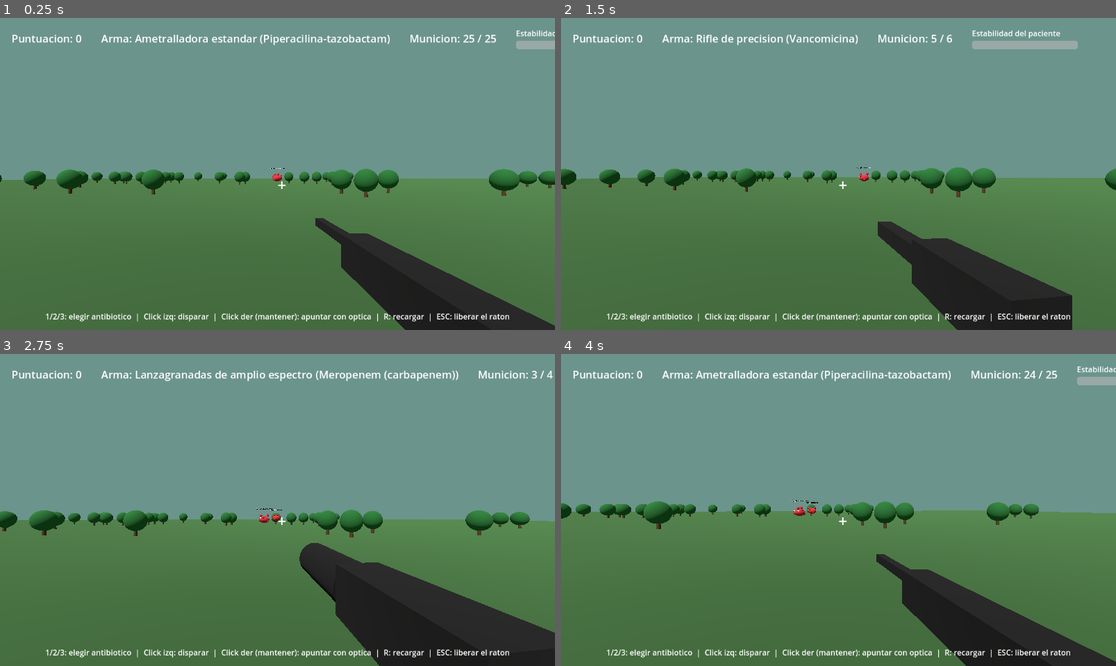
Above: before the commit, frames 1-4 (two rows, left to right).
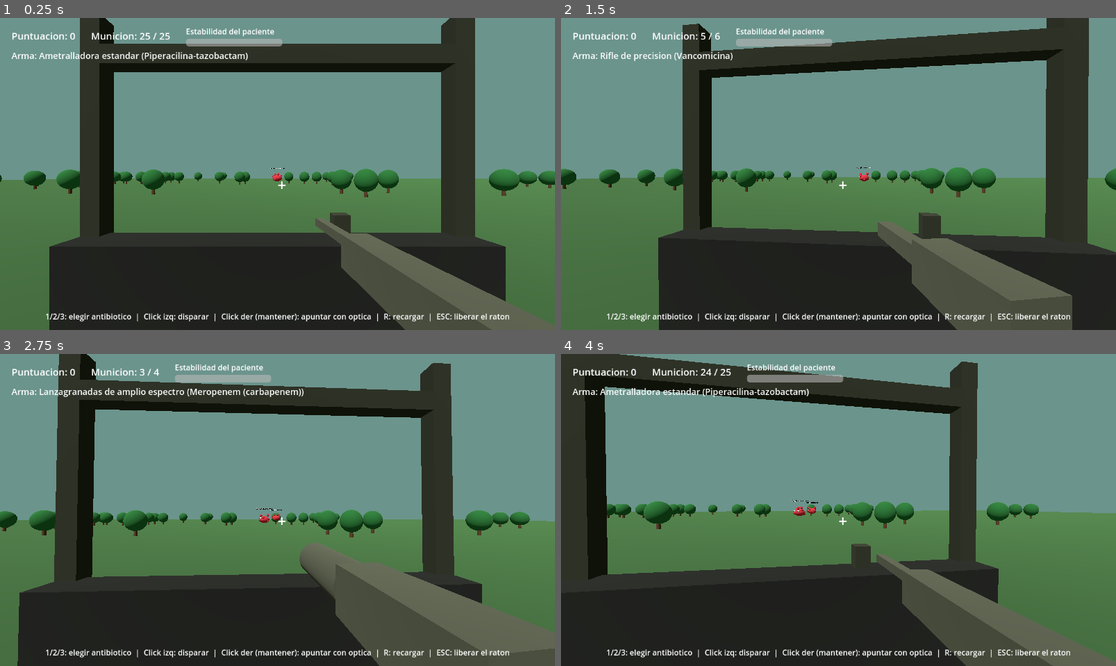
Above: after the commit, the same moments.

Repository: alvariitoSW/simulador-uci-3d
Game: Godot game, scene res://scenes/main.tscn
Same seed, same stepped clock (60 frames per second), same inputs: the game is played once before the commit and once after it.
Inputs (mouse positions are in pixels of both pictures, inside the frame that each line leads up to):
- Up to frame 1 (0.25 s): no input
- Up to frame 2 (1.5 s): tap Enter at 0.5 s; move the mouse to (866, 174) at 0.52 s; tap 1 at 0.6 s; click (866, 174) at 0.67 s; tap Space at 1.25 s; move the mouse to (810, 174) at 1.27 s; tap 2 at 1.35 s; click (810, 174) at 1.42 s
- Up to frame 3 (2.75 s): tap Enter at 2 s; move the mouse to (288, 503) at 2.02 s; tap 3 at 2.1 s; click (288, 503) at 2.17 s
- Up to frame 4 (4 s): move the mouse to (832, 516) at 2.77 s; tap R at 2.85 s; click (832, 516) at 2.92 s; tap Space at 3.5 s; move the mouse to (877, 513) at 3.52 s; tap 1 at 3.6 s; click (877, 513) at 3.67 s

The runs differ from the first frame. In frame 1, 41% of the frame differs, in the area x 2-100%, y 0-100%; in frame 2, 41%; in frame 3, 42%; in frame 4, 43%, in the area x 0-100%, y 0-100%.

Commit message:
Arregla visibilidad de la cabina y del arma, y el HUD recortado
La cabina del helicoptero (marco de puerta) estaba colocada demasiado
cerca y demasiado a los lados: fuera del angulo de vision real de la
camara, por lo que nunca se veia. Recalculada a una distancia y anchura
que si caen dentro del campo de vision.

El arma en pantalla era casi del mismo color oscuro que el interior de la
cabina y se camuflaba contra ella; ahora tiene un tono mas claro que
contrasta.

La fila superior del HUD (puntuacion + arma + municion + estabilidad) se
salia del ancho de pantalla y cortaba la barra de estabilidad del
paciente; ahora son dos filas.

Validado visualmente con una captura real (Xvfb + Mesa software, no solo
el chequeo headless de antes) ademas del chequeo headless habitual.

Co-Authored-By: Claude Sonnet 5 <noreply@anthropic.com>
Claude-Session: https://claude.ai/code/session_01NzvQuAGmBQ94iChg5CU2ab

Diff:
--- a/scripts/hud.gd
+++ b/scripts/hud.gd
@@ -28,25 +28,27 @@
 	var margin := MarginContainer.new()
 	margin.set_anchors_preset(Control.PRESET_TOP_WIDE)
 	margin.add_theme_constant_override("margin_left", 24)
-	margin.add_theme_constant_override("margin_top", 20)
+	margin.add_theme_constant_override("margin_top", 16)
 	margin.add_theme_constant_override("margin_right", 24)
 	add_child(margin)
 
-	var row := HBoxContainer.new()
-	row.add_theme_constant_override("separation", 40)
-	margin.add_child(row)
+	# Dos filas en vez de una sola, para que quepan en pantallas estrechas sin que
+	# la barra de estabilidad se salga por el borde derecho.
+	var rows := VBoxContainer.new()
+	rows.add_theme_constant_override("separation", 6)
+	margin.add_child(rows)
+
+	var top_row := HBoxContainer.new()
+	top_row.add_theme_constant_override("separation", 32)
+	rows.add_child(top_row)
 
 	_score_label = Label.new()
-	_score_label.add_theme_font_size_override("font_size", 22)
-	row.add_child(_score_label)
-
-	_weapon_label = Label.new()
-	_weapon_label.add_theme_font_size_override("font_size", 22)
-	row.add_child(_weapon_label)
+	_score_label.add_theme_font_size_override("font_size", 20)
+	top_row.add_child(_score_label)
 
 	_ammo_label = Label.new()
-	_ammo_label.add_theme_font_size_override("font_size", 22)
-	row.add_child(_ammo_label)
+	_ammo_label.add_theme_font_size_override("font_size", 20)
+	top_row.add_child(_ammo_label)
 
 	var health_box := VBoxContainer.new()
 	var health_title := Label.new()
@@ -55,10 +57,14 @@
 	_health_bar = ProgressBar.new()
 	_health_bar.min_value = 0
 	_health_bar.max_value = 100
-	_health_bar.custom_minimum_size = Vector2(220, 18)
+	_health_bar.custom_minimum_size = Vector2(200, 16)
 	_health_bar.show_percentage = false
 	health_box.add_child(_health_bar)
-	row.add_child(health_box)
+	top_row.add_child(health_box)
+
+	_weapon_label = Label.new()
+	_weapon_label.add_theme_font_size_override("font_size", 18)
+	rows.add_child(_weapon_label)
 
 	_crosshair = Label.new()
 	_crosshair.text = "+"
--- a/scripts/main.gd
+++ b/scripts/main.gd
@@ -145,26 +145,26 @@
 	var interior_mat := StandardMaterial3D.new()
 	interior_mat.albedo_color = Color(0.1, 0.11, 0.09)
 
-	var left_pillar := _make_box(Vector3(0.18, 2.6, 0.18), frame_mat)
-	left_pillar.position = Vector3(-1.7, 0.2, -0.4)
+	var left_pillar := _make_box(Vector3(0.22, 3.2, 0.22), frame_mat)
+	left_pillar.position = Vector3(-2.1, 0.2, -2.6)
 	rig.add_child(left_pillar)
 
-	var right_pillar := _make_box(Vector3(0.18, 2.6, 0.18), frame_mat)
-	right_pillar.position = Vector3(1.7, 0.2, -0.4)
+	var right_pillar := _make_box(Vector3(0.22, 3.2, 0.22), frame_mat)
+	right_pillar.position = Vector3(2.1, 0.2, -2.6)
 	rig.add_child(right_pillar)
 
-	var top_bar := _make_box(Vector3(3.6, 0.18, 0.18), frame_mat)
-	top_bar.position = Vector3(0, 1.5, -0.4)
+	var top_bar := _make_box(Vector3(4.4, 0.22, 0.22), frame_mat)
+	top_bar.position = Vector3(0, 1.35, -2.6)
 	rig.add_child(top_bar)
 
 	# Peto/salpicadero inferior, como si estuvieras asomado por la puerta lateral.
-	var lower_panel := _make_box(Vector3(3.6, 0.9, 0.3), interior_mat)
-	lower_panel.position = Vector3(0, -1.35, -0.3)
+	var lower_panel := _make_box(Vector3(4.4, 1.3, 0.5), interior_mat)
+	lower_panel.position = Vector3(0, -1.35, -2.4)
 	rig.add_child(lower_panel)
 
 	# Soporte del arma de puerta (decorativo).
-	var mount := _make_box(Vector3(0.15, 0.5, 0.15), frame_mat)
-	mount.position = Vector3(0.5, -0.75, -0.5)
+	var mount := _make_box(Vector3(0.18, 0.6, 0.18), frame_mat)
+	mount.position = Vector3(0.7, -0.75, -2.5)
 	rig.add_child(mount)
 
 
@@ -180,7 +180,7 @@
 	_weapon_view = rig
 
 	var body_mat := StandardMaterial3D.new()
-	body_mat.albedo_color = Color(0.08, 0.08, 0.08)
+	body_mat.albedo_color = Color(0.32, 0.34, 0.27)
 
 	match weapon_id:
 		"vancomicina":
